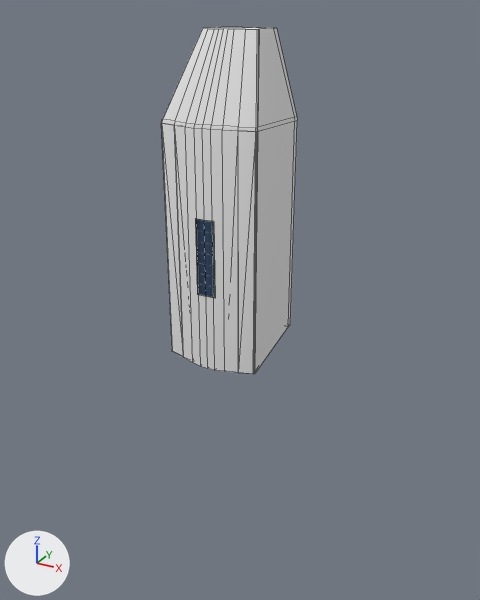
Two versions of the Blender file Assets/mk3-hangar.blend, one commit apart.
Both versions are drawn from a 50 mm lens placed at (12.5, -23.1, 6.4), pointed at (-0.1, -0.3, -5.0). Every picture has the same lights, and +X, +Y and +Z are marked at lower left. Mesh edges are drawn as thin lines.

Names of what the first picture shows: 'mk3-hantar', 'solarpanel'.
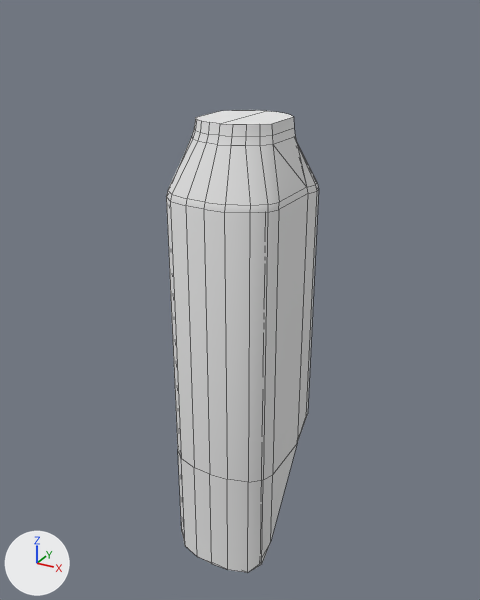
Pixel boxes [x1, y1, x2, y2] of what changed, in the pictures (480 x 600 px):
```json
{"object": "mk3-hangar", "change": "added", "after": [166, 110, 318, 573]}
{"object": "mk3-hantar", "change": "deleted", "before": [162, 27, 297, 374]}
{"object": "solarpanel", "change": "deleted", "before": [195, 218, 215, 298]}
```

The change, as JSON lines over the scene's bpy script:
```json
{"op": "add", "block": "me_cockpit_001", "code": ["me_cockpit_001 = bpy.data.meshes.new('cockpit.001')", "me_cockpit_001.from_pydata(...)  # 80 vertices, 76 faces; spans x 0.0..2.6, y -3.1..1.9, z -17.3..2.6", "me_cockpit_001.polygons.foreach_set('use_smooth', [True] * 76)", "me_cockpit_001.materials.append(mat_mk3_hangar)  # white #e7e7e7"]}
{"op": "remove", "block": "ob_mk3_hantar", "code": ["ob_mk3_hantar = bpy.data.objects.new('mk3-hantar', me_mk3_hangar)", "ob_mk3_hantar.location = (0.0, 0.0, 0.0)"]}
{"op": "remove", "block": "ob_stack_node", "code": "ob_stack_node.parent = ob_mk3_hantar"}
{"op": "remove", "block": "ob_attach_node", "code": "ob_attach_node.parent = ob_mk3_hantar"}
{"op": "remove", "block": "ob_collider", "code": "ob_collider.parent = ob_mk3_hantar"}
{"op": "remove", "block": "ob_door", "code": "ob_door.parent = ob_mk3_hantar"}
{"op": "remove", "block": "ob_hangar_space", "code": "ob_hangar_space.parent = ob_mk3_hantar"}
{"op": "remove", "block": "ob_lamp_body", "code": "ob_lamp_body.parent = ob_mk3_hantar"}
{"op": "remove", "block": "ob_solarpanel", "code": ["ob_solarpanel = bpy.data.objects.new('solarpanel', me_cube_001)", "ob_solarpanel.parent = ob_mk3_hantar", "ob_solarpanel.location = (0.0, -3.09, -2.245)", "ob_solarpanel.rotation_euler = (0.0, 1.571, 0.0)  # degrees (0, 90, 0)", "ob_solarpanel.scale = (1.0, 1.0, 0.5)"]}
{"op": "remove", "block": "ob_suncatcher", "code": "ob_suncatcher.parent = ob_solarpanel"}
{"op": "add", "block": "ob_mk3_hangar", "code": ["ob_mk3_hangar = bpy.data.objects.new('mk3-hangar', me_cockpit_001)", "ob_mk3_hangar.location = (0.0, 0.0, 0.0)", "_m = ob_mk3_hangar.modifiers.new('Mirror', 'MIRROR')"]}
```
